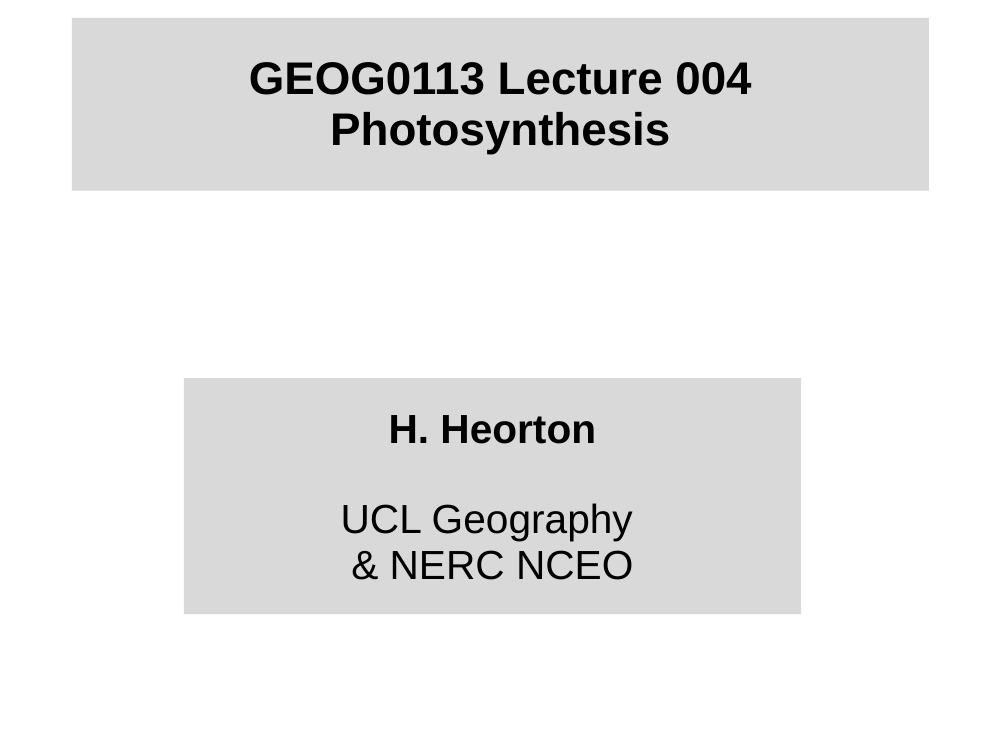
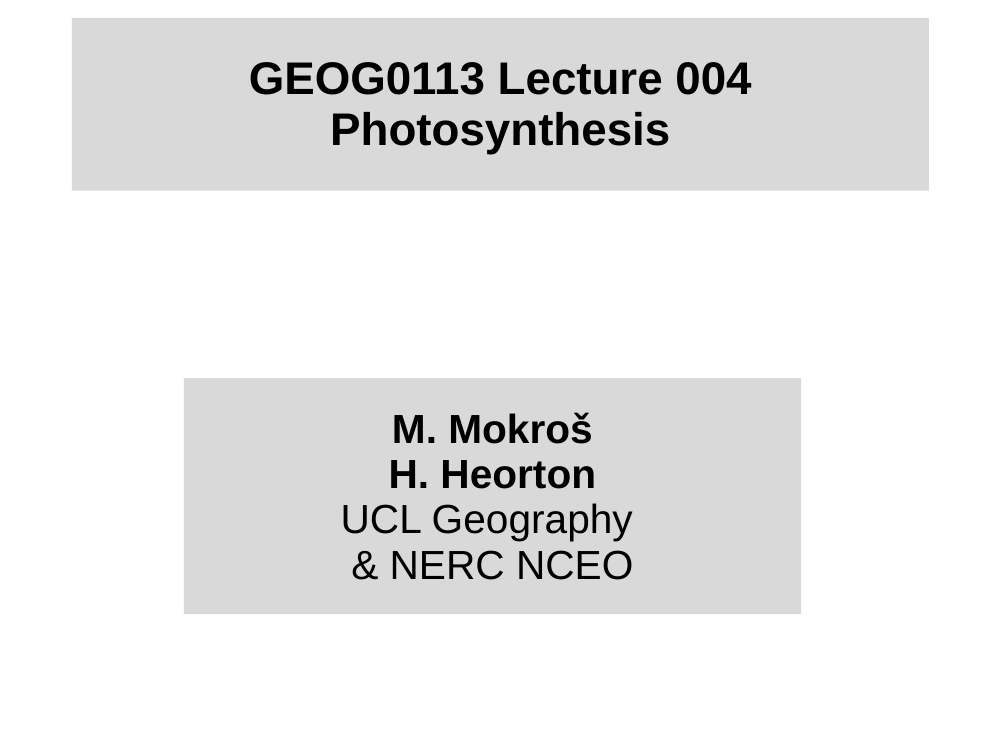
Before and after one commit to UCL-EO/geog0133, a slide deck: slide 1 of docs/ppt/GEOG0113-004.pptx. Drawn at 1008x756 pixels with LibreOffice and Linux fonts; fonts in the diff are those of the drawing; background and template pictures are left out. Boxes give left, top, right and bottom in pixels: in the first picture for what was removed or moved away, otherwise in the second. Text is boxed around its words. In the diff, an @@ line names an element or a change of style, - is before the commit and + after.

```diff
--- a/docs/ppt/GEOG0113-004.pptx
+++ b/docs/ppt/GEOG0113-004.pptx
@@ subtitle at bbox=[392, 412, 592, 444]: paragraph added @@
+M. Mokroš
```
Also in this commit, not shown: 1 other file.
